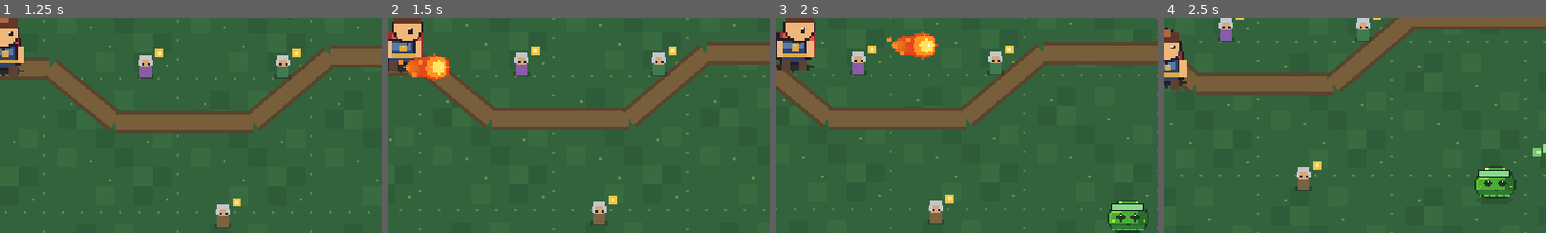
Above: before the commit, frames 1-4 (left to right).
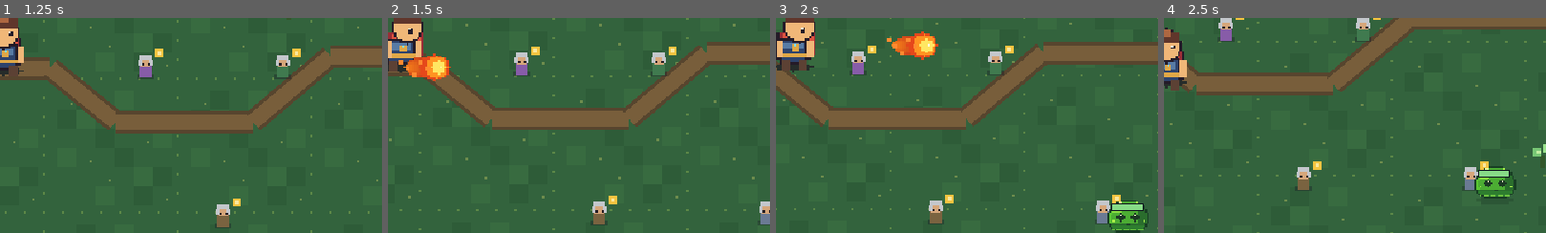
Above: after the commit, the same moments.

Repository: DoctorStrangeSH/Skyward-Tales
Game: Godot game, scene res://scenes/title_menu.tscn
Same seed, same stepped clock (60 frames per second), same inputs: the game is played once before the commit and once after it.
Inputs (mouse positions are % of the whole screen's width and height, from its top left):
- Up to frame 1 (1.25 s): click "Новая игра" at 0.5 s
- Up to frame 2 (1.5 s): tap Enter at 1.25 s; move the mouse to (72, 45) at 1.27 s; hold D (move_right) from 1.28 s (still down); hold E (interact) from 1.28 s (still down); click (72, 45) at 1.42 s
- Up to frame 3 (2 s): keep holding D (move_right); keep holding E (interact)
- Up to frame 4 (2.5 s): move the mouse to (30, 55) at 2.02 s; release D (move_right) at 2.03 s; release E (interact) at 2.03 s; hold S (move_down) from 2.03 s (still down); click (30, 55) at 2.1 s; tap E (interact) at 2.3 s
The pictures show only the part of the screen within x 50-100%, y 38-88%; the shares and areas given below are measured in that part.

Frame 1 is identical in both runs. In frame 2, 0.3% of the frame differs, in the area x 96-100%, y 85-97%; in frame 3, 0.4%, in the area x 83-91%, y 82-96%; in frame 4, 0.4%.

Commit message:
feat: add Borin blacksmith and mantle upgrade

Diff:
--- a/scripts/main.gd
+++ b/scripts/main.gd
@@ -10,6 +10,7 @@
 const SAVE_SCRIPT := preload("res://scripts/save_system.gd")
 const RELATIONSHIP_SCRIPT := preload("res://scripts/npc_relationships.gd")
 const MERCHANT_SHOP_SCRIPT := preload("res://scripts/merchant_shop.gd")
+const CRAFTING_SERVICE_SCRIPT := preload("res://scripts/crafting_service.gd")
 const GATE_SCRIPT := preload("res://scripts/region_gate.gd")
 const WOLF_SCRIPT := preload("res://scripts/forest_wolf.gd")
 const SHAMAN_SCRIPT := preload("res://scripts/forest_shaman.gd")
@@ -20,6 +21,7 @@
 var quests: QuestManager
 var relationships: NpcRelationships
 var merchant_shop: MerchantShop
+var crafting_service: CraftingService
 var elder: WorldNpc
 var nearby_interactable: Node2D
 var spell_definitions: Dictionary = {}
@@ -49,6 +51,7 @@
 	quests = QuestManager.new()
 	relationships = RELATIONSHIP_SCRIPT.new()
 	merchant_shop = MERCHANT_SHOP_SCRIPT.new()
+	crafting_service = CRAFTING_SERVICE_SCRIPT.new()
 	player = PLAYER_SCENE.instantiate() as PlayerCharacter
 	add_child(player)
 	player.global_position = Vector2(130, 210)
@@ -210,6 +213,7 @@
 		_spawn_cartographer()
 		_spawn_merchant()
 		_spawn_hunter()
+		_spawn_blacksmith()
 		var supply_state: Dictionary = quests.states.get("bran_supply_run", {})
 		if bool(supply_state.get("started", false)) and not quests.is_completed("bran_supply_run"):
 			var collected_crates: Array = supply_state.get("collected_crates", [])
@@ -389,6 +393,13 @@
 		hud.close_dialogue()
 		player.set_physics_process(true)
 		return
+	if choice_id == "blacksmith_craft:reinforce_mantle":
+		_craft_blacksmith_item("reinforce_wolfskin_mantle")
+		return
+	if choice_id == "blacksmith_craft:later":
+		hud.close_dialogue()
+		player.set_physics_process(true)
+		return
 	if choice_id == "merchant_supply:fair" or choice_id == "merchant_supply:clinic":
 		_complete_merchant_supply_quest(choice_id.trim_prefix("merchant_supply:"))
 		return
@@ -475,6 +486,31 @@
 	add_child(hunter)
 	hunter.global_position = Vector2(315, 330)
 	hunter.interacted.connect(_on_hunter_interacted)
+
+func _spawn_blacksmith() -> void:
+	var blacksmith := NPC_SCRIPT.new() as WorldNpc
+	blacksmith.display_name = "Кузнец Борин"
+	blacksmith.outfit_color = Color(0.42, 0.48, 0.58)
+	add_child(blacksmith)
+	blacksmith.global_position = Vector2(455, 330)
+	blacksmith.interacted.connect(_on_blacksmith_interacted)
+
+func _on_blacksmith_interacted(_source: Node2D) -> void:
+	var status: Dictionary = crafting_service.get_recipe_status(player, "reinforce_wolfskin_mantle")
+	if bool(status.get("success", false)):
+		_show_dialogue_choices("Борин, кузнец", "Неплохая работа Торена. Я могу укрепить накидку стальными пластинами. Понадобятся сама накидка, две дополнительные шкуры и 30 золота. Усиливаем?", [
+			{"id": "blacksmith_craft:reinforce_mantle", "label": "Укрепить накидку — 2 шкуры и 30 золота"},
+			{"id": "blacksmith_craft:later", "label": "В другой раз"}
+		])
+	else:
+		_show_dialogue("Борин, кузнец", "Принеси мне волчью накидку, две волчьи шкуры и 30 золотых. Я укреплю её стальными пластинами. " + str(status.get("message", "")))
+
+func _craft_blacksmith_item(recipe_id: String) -> void:
+	var result: Dictionary = crafting_service.craft(player, recipe_id)
+	hud.close_dialogue()
+	player.set_physics_process(true)
+	hud.show_message(str(result.get("message", "Кузнец не смог выполнить заказ.")), 3.0)
+	_refresh_hud()
 
 func _on_hunter_interacted(_source: Node2D) -> void:
 	const quest_id := "toren_wolf_hunt"
